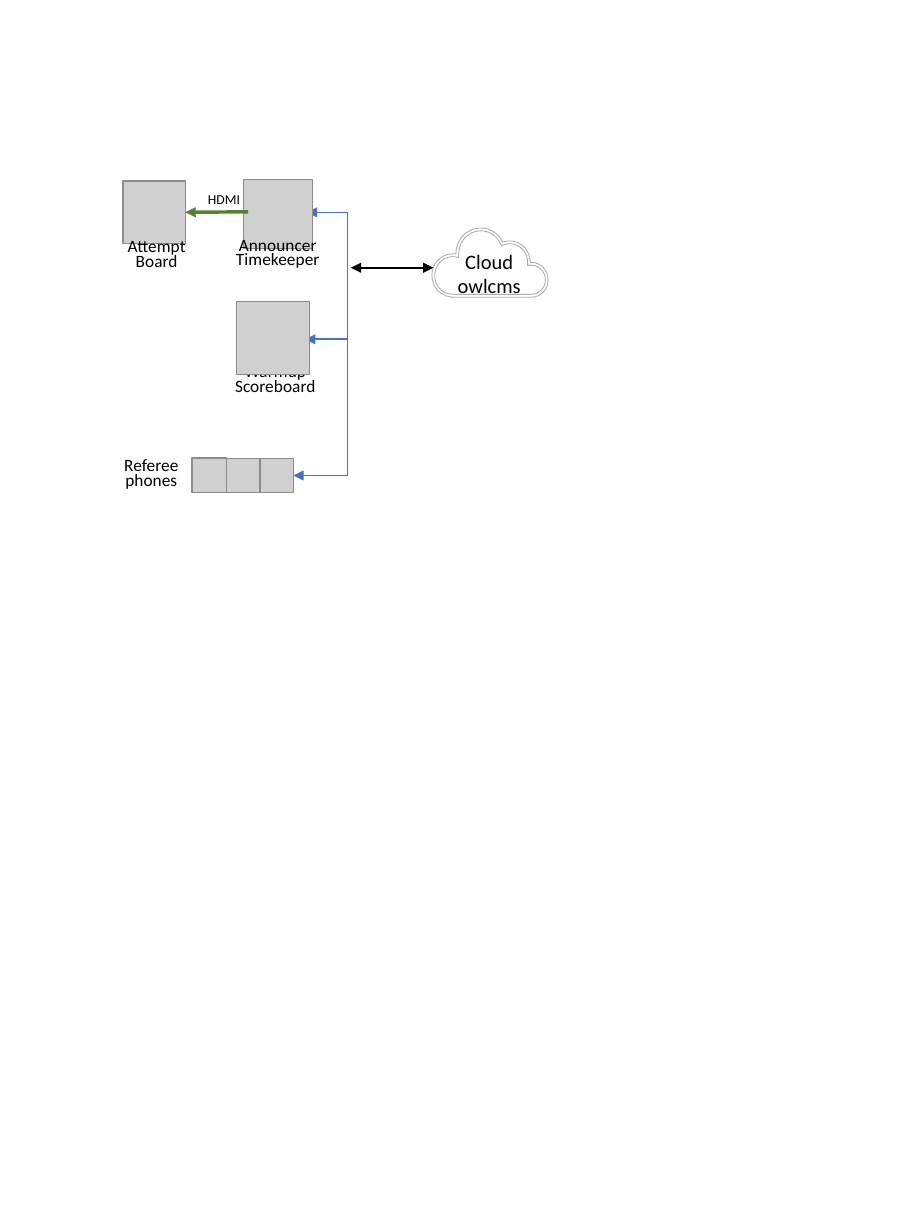
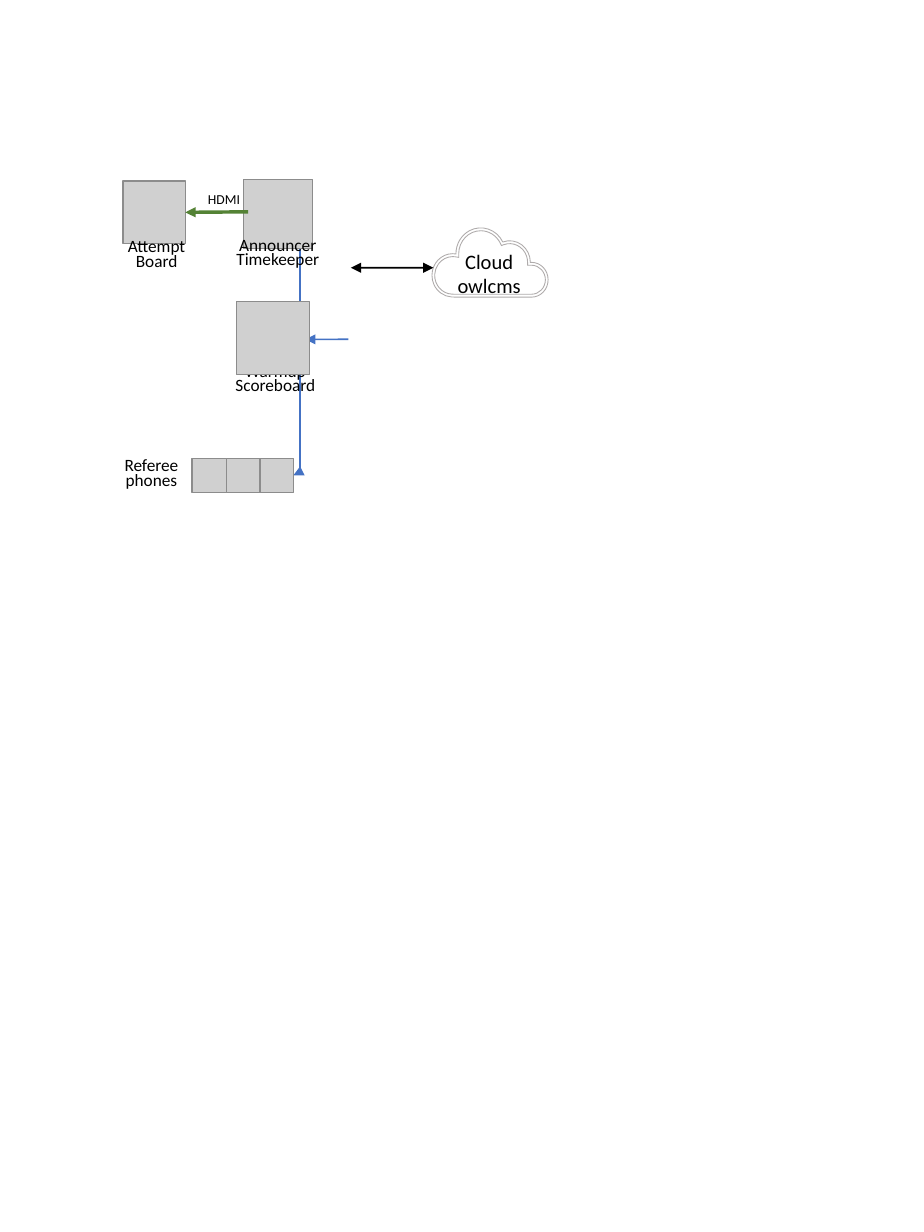
Before and after one commit to jflamy/owlcms4, a slide deck: slide 15 of docs/EquipmentSetup/Networking/Equipment/Equipment.pptx. Drawn at 924x1232 pixels with LibreOffice and Linux fonts; fonts in the diff are those of the drawing; grey boxes stand for pictures; background and template pictures are left out. Boxes give left, top, right and bottom in pixels: in the first picture for what was removed or moved away, otherwise in the second. Text is boxed around its words. In the diff, an @@ line names an element or a change of style, - is before the commit and + after.

```diff
--- a/docs/EquipmentSetup/Networking/Equipment/Equipment.pptx
+++ b/docs/EquipmentSetup/Networking/Equipment/Equipment.pptx
@@ elbow double arrow (293, 476) - (307, 212): route changed @@
@@ freeform shape at bbox=[432, 228, 548, 297]: outline redrawn @@
@@ text "Warmup Scoreboard" rewrapped from bbox=[235, 374, 315, 392] to bbox=[235, 374, 315, 396] @@
```
Also in this commit, not shown: 14 other slides changed, 48 other files.
